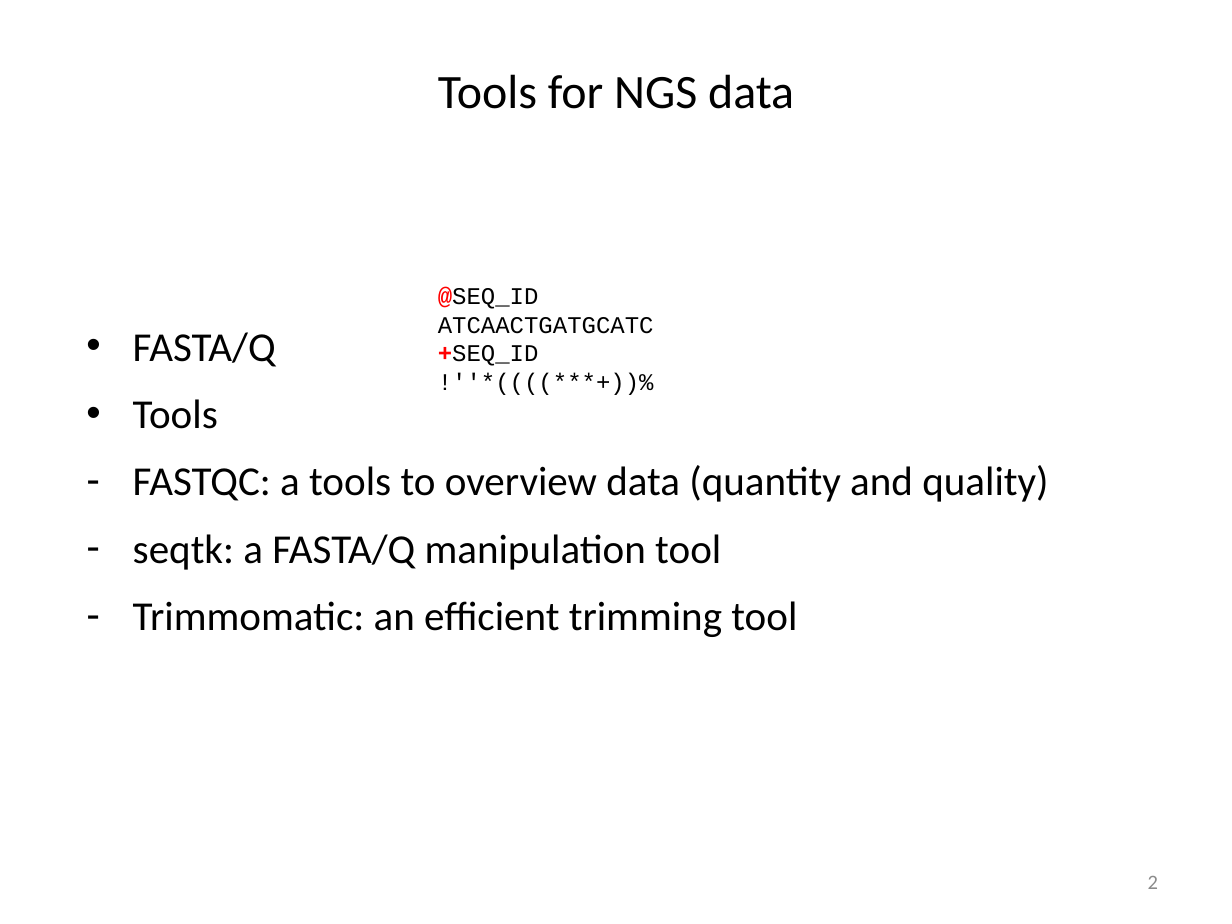
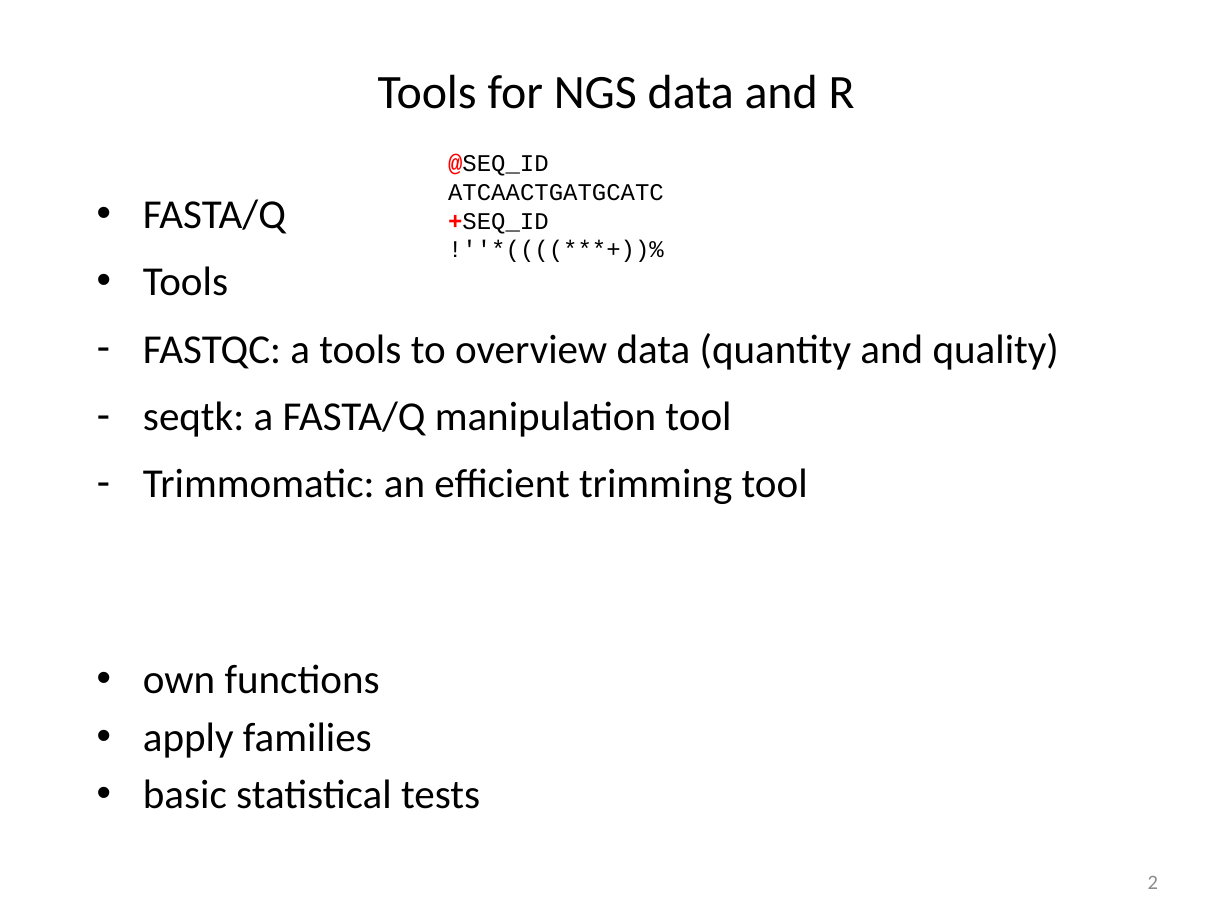
Before and after one commit to ravinpoudel/PLPTH813Bioinformatics, a slide deck: slide 2 of lectures/lecture07_alignment_I.pptx. Drawn at 1232x924 pixels with LibreOffice and Linux fonts; fonts in the diff are those of the drawing. Boxes give left, top, right and bottom in pixels: in the first picture for what was removed or moved away, otherwise in the second. Text is boxed around its words. In the diff, an @@ line names an element or a change of style, - is before the commit and + after.

```diff
--- a/lectures/lecture07_alignment_I.pptx
+++ b/lectures/lecture07_alignment_I.pptx
@@ title at [378, 74, 855, 109]: text changed @@
-Tools for NGS data
+Tools for NGS data and R
@@ text "@SEQ_ID": place and size @@
-text "@SEQ_ID" at [438, 286, 654, 366]
+text "@SEQ_ID" at [448, 154, 664, 234]
@@ text "FASTA/Q": place and size @@
-text "FASTA/Q" at [133, 332, 1048, 637]
+text "FASTA/Q" at [143, 199, 1059, 504]
@@ text added at [143, 664, 480, 809], 24 pt, text #000000 @@
+• own functions
+• apply families
+• basic statistical tests
```
Also in this commit, not shown: 2 other slides changed, 1 slide added.
